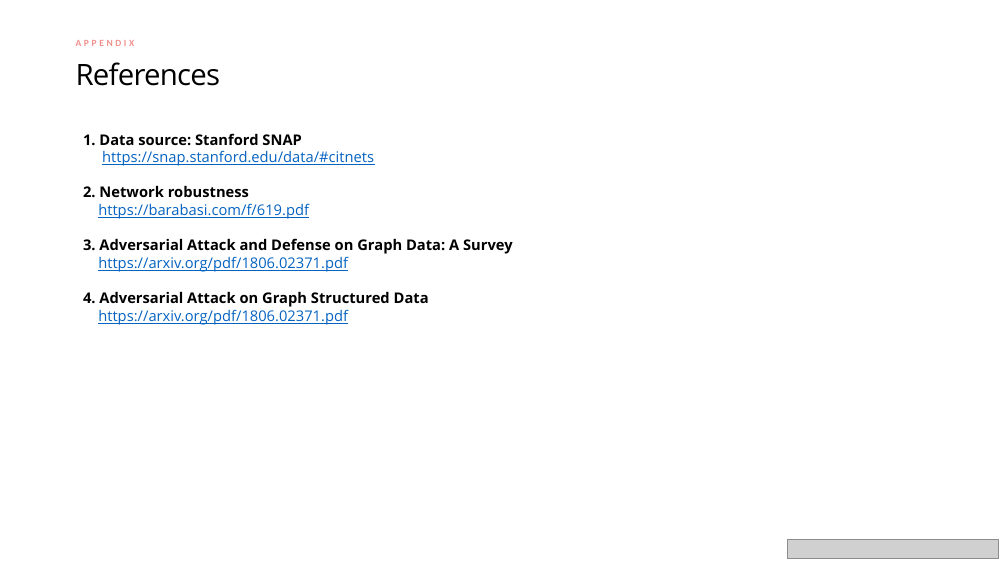
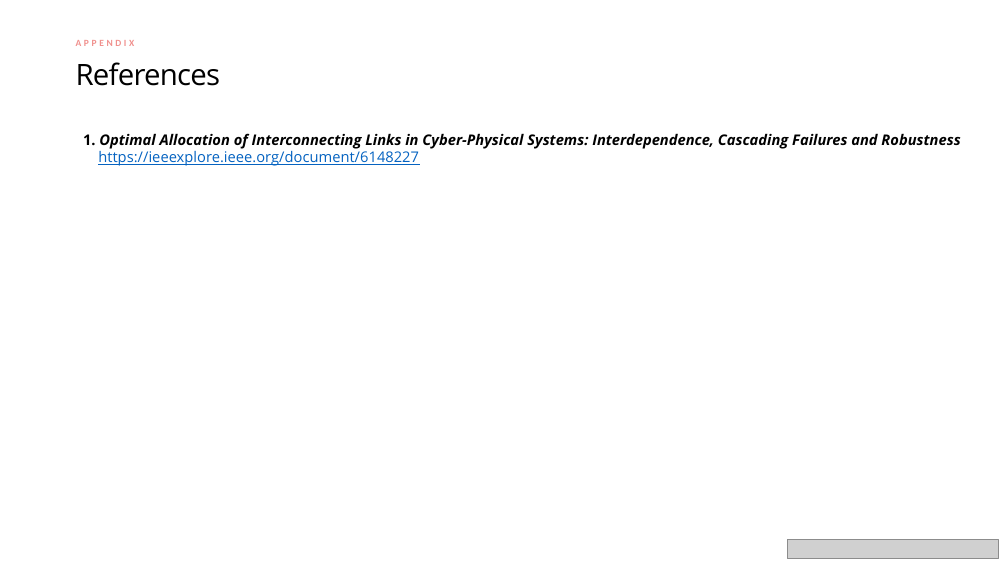
Before and after one commit to tonyrunqihuang/18755-Projects-Network-Destroy-Repair-Game, a slide deck: slide 9 of paper presentation/Paper Presentation_Group 8.pptx (slide 8 before the commit). Drawn at 1008x567 pixels with LibreOffice and Linux fonts; fonts in the diff are those of the drawing; grey boxes stand for pictures. Boxes give left, top, right and bottom in pixels: in the first picture for what was removed or moved away, otherwise in the second. Text is boxed around its words. In the diff, an @@ line names an element or a change of style, - is before the commit and + after.

```diff
--- a/paper presentation/Paper Presentation_Group 8.pptx
+++ b/paper presentation/Paper Presentation_Group 8.pptx
@@ text at (x1=83, y1=133, x2=960, y2=166): text changed; text colour #0563C1 to #000000; bold on; italic on @@
-1. Data source: Stanford SNAP
-https://snap.stanford.edu/data/#citnets
-2. Network robustness
-https://barabasi.com/f/619.pdf
-3. Adversarial Attack and Defense on Graph Data: A Survey
-https://arxiv.org/pdf/1806.02371.pdf
-4. Adversarial Attack on Graph Structured Data
-https://arxiv.org/pdf/1806.02371.pdf
+1. Optimal Allocation of Interconnecting Links in Cyber-Physical Systems: Interdependence, Cascading Failures and Robustness
+https://ieeexplore.ieee.org/document/6148227
```
Also in this commit, not shown: 2 other slides changed, 6 slides added, 5 slides removed, 5 other files.
